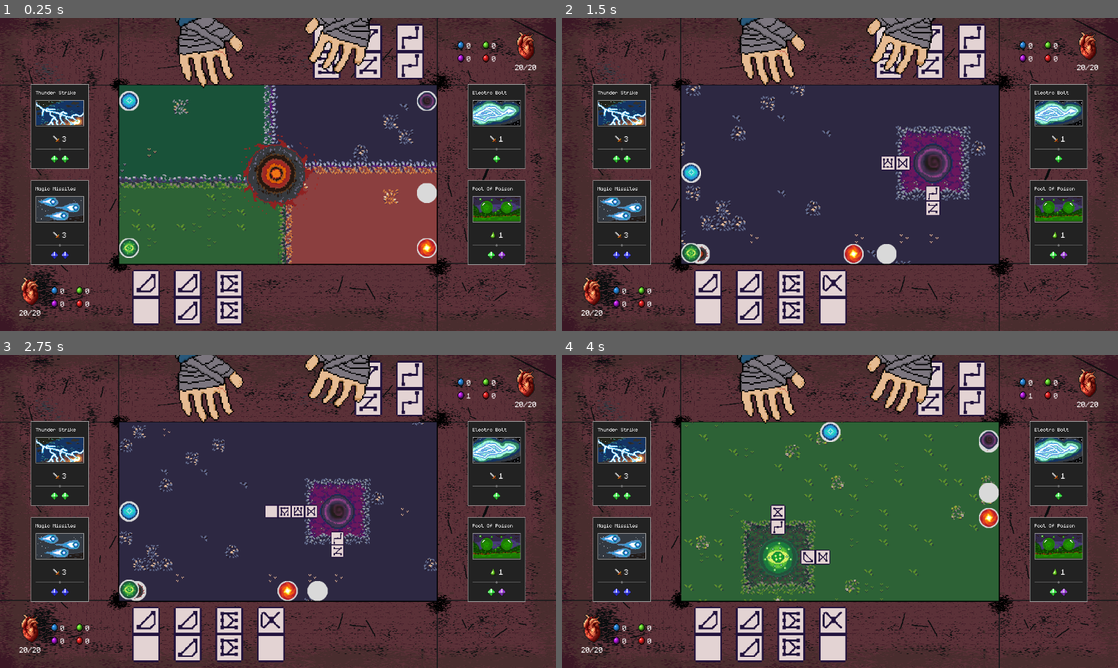
Above: before the commit, frames 1-4 (two rows, left to right).
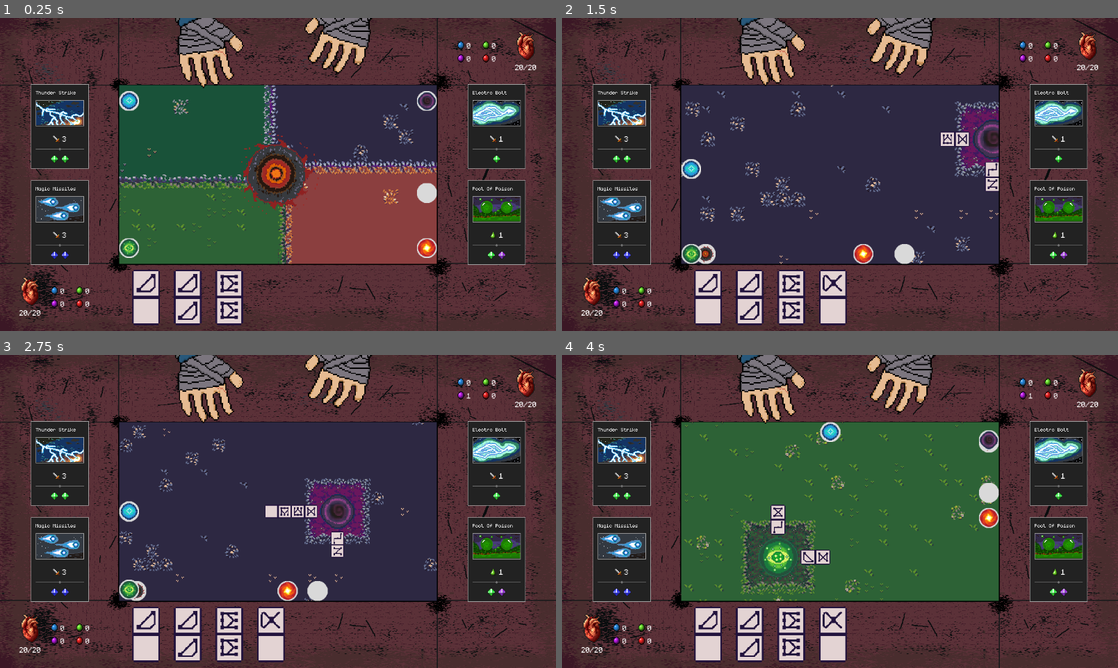
Above: after the commit, the same moments.

Repository: Juanxpeke/GD-BR2024
Game: Godot game, scene res://Core/Match/timmy_match.tscn
The game is run twice, just before and just after one commit, with the same random seed, the same clock (stepped at 60 frames per second) and the same inputs. This scene is started directly instead of the project's main scene. The engine's default icon, where the game draws it, is replaced by a stand-in: a white triangle on a blue panel in a dark square. Sound files missing from this copy of the repository are replaced by a short silence.
Inputs (mouse positions are in pixels of both pictures, inside the frame that each line leads up to):
- Up to frame 1 (0.25 s): no input
- Up to frame 2 (1.5 s): drag from (840, 174) to (990, 193) at 0.52 s; drag from (706, 252) to (917, 252) at 1.27 s
- Up to frame 3 (2.75 s): move the mouse to (316, 589) at 2.02 s; hold Mouse wheel down (wheel_down) from 2.03 s (still down); click (316, 589) at 2.3 s
- Up to frame 4 (4 s): release Mouse wheel down (wheel_down) at 2.75 s; drag from (689, 511) to (878, 589) at 2.77 s; drag from (728, 589) to (1056, 642) at 3.52 s

The runs differ from the first frame. In frame 1, 1.8% of the frame differs, in the area x 56-77%, y 1-20%; in frame 2, 7.8%, in the area x 21-79%, y 1-79%; in frame 3, 1.5%; in frame 4, 2.0%.

Commit message:
Added skill card logic

Diff:
--- a/Core/Domino/domino.tscn
+++ b/Core/Domino/domino.tscn
@@ -1,11 +1,6 @@
-[gd_scene load_steps=5 format=3 uid="uid://lnky8im65wgg"]
+[gd_scene load_steps=3 format=3 uid="uid://lnky8im65wgg"]
 
 [ext_resource type="Script" path="res://Core/Domino/domino.gd" id="1_0ifoe"]
-[ext_resource type="Texture2D" uid="uid://cvbs4nfpgin3y" path="res://Core/Domino/Dominos2x.png" id="2_xu6ud"]
-
-[sub_resource type="AtlasTexture" id="AtlasTexture_tqsw4"]
-atlas = ExtResource("2_xu6ud")
-region = Rect2(0, 0, 64, 32)
 
 [sub_resource type="RectangleShape2D" id="RectangleShape2D_fsirf"]
 size = Vector2(32, 64)
@@ -16,7 +11,6 @@
 [node name="Sprite" type="Sprite2D" parent="."]
 unique_name_in_owner = true
 rotation = -1.5708
-texture = SubResource("AtlasTexture_tqsw4")
 
 [node name="Area" type="Area2D" parent="."]
 unique_name_in_owner = true
--- a/Core/Entity/Boss/Timmy/timmy.tscn
+++ b/Core/Entity/Boss/Timmy/timmy.tscn
@@ -266,6 +266,7 @@
 
 [node name="Hand" parent="." instance=ExtResource("2_3wg1p")]
 unique_name_in_owner = true
+visible = false
 
 [node name="Sprite" type="AnimatedSprite2D" parent="."]
 unique_name_in_owner = true
--- a/Core/Entity/Boss/boss.gd
+++ b/Core/Entity/Boss/boss.gd
@@ -1,9 +1,9 @@
 class_name Boss
 extends Entity
 
-const INITIAL_WAIT_TIME : float = 0.4
-const POST_ACTIVE_WAIT_TIME : float = 0.5
-const POST_SKILL_WAIT_TIME : float = 0.5
+const INITIAL_WAIT_TIME : float = 0.6
+const POST_ACTIVE_WAIT_TIME : float = 0.8
+const POST_SKILL_WAIT_TIME : float = 0.8
 
 @export var boss_active : BossActive
 
@@ -15,7 +15,7 @@
 func _ready() -> void:
 	super()
 
-	# hand.hide()
+	hand.hide()
 
 	GameManager.set_boss(self)
 
@@ -35,9 +35,10 @@
 		var best_skill_play = get_best_skill_play()
 
 		while best_skill_play != null:
-			best_skill_play.execute()
+			await best_skill_play.execute()
+			await get_tree().create_timer(POST_SKILL_WAIT_TIME).timeout
+
 			best_skill_play = get_best_skill_play()
-			await get_tree().create_timer(POST_SKILL_WAIT_TIME)
 
 		# World play logic
 		get_best_world_play().execute()
--- a/Core/Entity/Plays/skill_play.gd
+++ b/Core/Entity/Plays/skill_play.gd
@@ -19,4 +19,4 @@
 
 # Executes the play
 func execute() -> void:
-	owner.handle_skill_activation(skill_index)
+	await owner.handle_skill_activation(skill_index)
--- a/Core/Entity/Plays/world_play.gd
+++ b/Core/Entity/Plays/world_play.gd
@@ -2,7 +2,7 @@
 extends Play
 
 const CAMERA_FOCUS_WAIT_TIME : float = 1.2
-const POST_EXECUTION_WAIT_TIME : float = 1.0
+const POST_EXECUTION_WAIT_TIME : float = 0.8
 
 # Public
 
--- a/Core/Entity/entity.gd
+++ b/Core/Entity/entity.gd
@@ -106,7 +106,7 @@
 		var skill_left_cost = get_skill_left_cost(skill)
 		assert(skill_left_cost != 0, "Entity free skill was not activated")
 
-		if skill.manas_needed[mana_type] > 0:
+		if skill.manas_needed[mana_type] - current_manas[mana_type] > 0:
 			var skill_priority_factor = 1.0 / skill_left_cost
 			mana_priority = max(mana_priority, skill.get_priority() * skill_priority_factor)
 
@@ -170,9 +170,9 @@
 	for mana_consumption_call in mana_consumption_calls:
 		mana_consumption_call.call()
 
-	skill.apply_effects(self)
-
 	remove_current_skill(skill)
+
+	await skill.apply_effects(self)
 
 #endregion Skills
 
--- a/Core/GUI/HUD/SkillsContainer/skill_card_mini.gd
+++ b/Core/GUI/HUD/SkillsContainer/skill_card_mini.gd
@@ -18,7 +18,9 @@
 
 # Called on any input within this control node
 func _gui_input(event: InputEvent) -> void:
-	if not GameManager.current_match.is_turn_owner(GameManager.current_player) or GameManager.frozen:
+	if not GameManager.current_match.is_turn_owner(GameManager.current_player) or \
+			GameManager.current_boss == entity or \
+			GameManager.frozen:
 		return
 
 	if event.is_action_pressed("left_click"):
@@ -26,11 +28,12 @@
 
 # Called when the mouse enters the mini card
 func _on_mouse_entered() -> void:
-	pass
+	GameManager.current_match.hud.skill_card.set_skill(entity.current_skills[skill_index])
+	GameManager.current_match.hud.skill_card.show()
 
 # Called when the mouse exits the mini card
 func _on_mouse_exited() -> void:
-	pass
+	GameManager.current_match.hud.skill_card.hide()
 
 # Updates this mini card layout
 func _update_layout() -> void:
--- a/Core/GUI/HUD/hud.gd
+++ b/Core/GUI/HUD/hud.gd
@@ -3,14 +3,32 @@
 
 @onready var player_interface := %PlayerInterface
 @onready var boss_interface := %BossInterface
+@onready var skill_card := %SkillCard
+@onready var animation_skill_card := %AnimationSkillCard
+@onready var animation_player := %AnimationPlayer
 
 # Private
 
 # Called when the node enters the scene tree for the first time
 func _ready() -> void:
+	skill_card.hide()
+	animation_skill_card.hide()
+
 	GameManager.match_setted.connect(_on_match_setted)
 
 # Called when the game match is setted
 func _on_match_setted() -> void:
 	player_interface.set_entity(GameManager.current_player)
 	boss_interface.set_entity(GameManager.current_boss)
+
+
+# Public
+
+# Plays the given skill activation
+func play_skill_activation(skill : Skill) -> void:
+	skill_card.hide()
+
+	animation_skill_card.set_skill(skill)
+
+	animation_player.play("skill_activation")
+	await animation_player.animation_finished
--- a/Core/GUI/HUD/hud.tscn
+++ b/Core/GUI/HUD/hud.tscn
@@ -1,17 +1,96 @@
-[gd_scene load_steps=7 format=3 uid="uid://jh607gdfdrer"]
+[gd_scene load_steps=11 format=3 uid="uid://jh607gdfdrer"]
 
 [ext_resource type="Script" path="res://Core/GUI/HUD/hud.gd" id="1_qpqr3"]
 [ext_resource type="Script" path="res://Core/GUI/HUD/entity_interface.gd" id="2_ld556"]
-[ext_resource type="Texture2D" uid="uid://b42ltriordeip" path="res://Core/Match/match_background.png" id="2_xj4la"]
+[ext_resource type="Texture2D" uid="uid://b42ltriordeip" path="res://Core/GUI/HUD/hud_background.png" id="2_xj4la"]
 [ext_resource type="PackedScene" uid="uid://b7i2ovwmia6ng" path="res://Core/GUI/HUD/SkillsContainer/skills_container.tscn" id="3_6ceub"]
 [ext_resource type="PackedScene" uid="uid://d3uccs432dhjc" path="res://Core/GUI/HUD/ManasContainer/manas_container.tscn" id="5_8ujv3"]
 [ext_resource type="PackedScene" uid="uid://cxuaqhfgjlku8" path="res://Core/GUI/HUD/HealthContainer/health_container.tscn" id="5_gf0k0"]
+[ext_resource type="PackedScene" uid="uid://c7fldq4w8f5sm" path="res://Core/GUI/HUD/skill_card.tscn" id="7_70hew"]
+
+[sub_resource type="Animation" id="Animation_6h2sa"]
+length = 0.001
+tracks/0/type = "value"
+tracks/0/imported = false
+tracks/0/enabled = true
+tracks/0/path = NodePath("SkillCardsLayer/AnimationSkillCard:scale")
+tracks/0/interp = 1
+tracks/0/loop_wrap = true
+tracks/0/keys = {
+"times": PackedFloat32Array(0),
+"transitions": PackedFloat32Array(1),
+"update": 0,
+"values": [Vector2(1, 1)]
+}
+tracks/1/type = "value"
+tracks/1/imported = false
+tracks/1/enabled = true
+tracks/1/path = NodePath("SkillCardsLayer/AnimationSkillCard:modulate")
+tracks/1/interp = 1
+tracks/1/loop_wrap = true
+tracks/1/keys = {
+"times": PackedFloat32Array(0),
+"transitions": PackedFloat32Array(1),
+"update": 0,
+"values": [Color(1, 1, 1, 1)]
+}
+
+[sub_resource type="Animation" id="Animation_yvy8p"]
+resource_name = "skill_activation"
+length = 1.6
+tracks/0/type = "value"
+tracks/0/imported = false
+tracks/0/enabled = true
+tracks/0/path = NodePath("SkillCardsLayer/AnimationSkillCard:modulate")
+tracks/0/interp = 1
+tracks/0/loop_wrap = true
+tracks/0/keys = {
+"times": PackedFloat32Array(0, 0.6, 1.3, 1.6),
+"transitions": PackedFloat32Array(1, 1, 1, 1),
+"update": 0,
+"values": [Color(1, 1, 1, 0), Color(1, 1, 1, 1), Color(1, 1, 1, 1), Color(1, 1, 1, 0)]
+}
+tracks/1/type = "value"
+tracks/1/imported = false
+tracks/1/enabled = true
+tracks/1/path = NodePath("SkillCardsLayer/AnimationSkillCard:scale")
+tracks/1/interp = 1
+tracks/1/loop_wrap = true
+tracks/1/keys = {
+"times": PackedFloat32Array(0, 0.6, 1.3, 1.6),
+"transitions": PackedFloat32Array(1, 1, 1, 1),
+"update": 0,
+"values": [Vector2(0.4, 0.4), Vector2(1.2, 1.2), Vector2(1.3, 1.3), Vector2(2, 2)]
+}
+tracks/2/type = "method"
+tracks/2/imported = false
+tracks/2/enabled = true
+tracks/2/path = NodePath("SkillCardsLayer/AnimationSkillCard")
+tracks/2/interp = 1
+tracks/2/loop_wrap = true
+tracks/2/keys = {
+"times": PackedFloat32Array(0, 1.6),
+"transitions": PackedFloat32Array(1, 1),
+"values": [{
+"args": [],
+"method": &"show"
+}, {
+"args": [],
+"method": &"hide"
+}]
+}
+
+[sub_resource type="AnimationLibrary" id="AnimationLibrary_2w26u"]
+_data = {
+"RESET": SubResource("Animation_6h2sa"),
+"skill_activation": SubResource("Animation_yvy8p")
+}
 
 [node name="HUD" type="CanvasLayer"]
 layer = -1
 script = ExtResource("1_qpqr3")
 
-[node name="Background" type="TextureRect" parent="."]
+[node name="HUDBackground" type="TextureRect" parent="."]
 anchors_preset = 15
 anchor_right = 1.0
 anchor_bottom = 1.0
@@ -111,3 +190,39 @@
 anchor_bottom = 0.5
 grow_horizontal = 2
 grow_vertical = 2
+
+[node name="SkillCardsLayer" type="CanvasLayer" parent="."]
+
+[node name="SkillCard" parent="SkillCardsLayer" instance=ExtResource("7_70hew")]
+unique_name_in_owner = true
+anchors_preset = 8
+anchor_left = 0.5
+anchor_top = 0.5
+anchor_right = 0.5
+anchor_bottom = 0.5
+offset_left = -120.0
+offset_top = -175.0
+offset_right = 120.0
+offset_bottom = 175.0
+grow_horizontal = 2
+grow_vertical = 2
+
+[node name="AnimationSkillCard" parent="SkillCardsLayer" instance=ExtResource("7_70hew")]
+unique_name_in_owner = true
+anchors_preset = 8
+anchor_left = 0.5
+anchor_top = 0.5
+anchor_right = 0.5
+anchor_bottom = 0.5
+offset_left = -120.0
+offset_top = -175.0
+offset_right = 120.0
+offset_bottom = 175.0
+grow_horizontal = 2
+grow_vertical = 2
+
+[node name="AnimationPlayer" type="AnimationPlayer" parent="."]
+unique_name_in_owner = true
+libraries = {
+"": SubResource("AnimationLibrary_2w26u")
+}
--- /dev/null
+++ b/Core/GUI/HUD/skill_card.gd
@@ -0,0 +1,65 @@
+class_name SkilLCard
+extends Control
+
+var skill : Skill
+
+@onready var skill_name := %SkillName
+@onready var skill_sprite := %SkillSprite
+@onready var skill_description := %SkillDescription
+@onready var skill_manas_container := %SkillManasContainer
+
+# Private
+
+# Called when the node enters the scene tree for the first time
+func _ready() -> void:
+	pass
+
+# Updates this mini card layout
+func _update_layout() -> void:
+	skill_name.text = skill.name
+	skill_sprite.texture = skill.sprite
+	skill_description.text = "[center]" + _parse_skill_description(skill.description) + "[/center]"
+	skill_manas_container.set_skill(skill)
+
+# Parses the given skill description
+func _parse_skill_description(skill_description : String) -> String:
+	var parsed_description: String = ""
+
+	while skill_description.find("{effect}") != -1:
+		var effect_start_index = skill_description.find("{effect}")
+		var effect_end_index = skill_description.find("}", effect_start_index + "{effect}".length())
+
+		if effect_end_index == -1:
+			break
+
+		var effect_data = skill_description.substr(effect_start_index + "{effect}".length() + 1, effect_end_index - effect_start_index - "{effect}".length() - 1)
+		var effect_parts = effect_data.split(",")
+
+		if effect_parts.size() != 2:
+			break
+
+		var effect_index = int(effect_parts[0].strip_edges())
+		var effect_property = effect_parts[1].strip_edges()
+
+		parsed_description += skill_description.substr(0, effect_start_index)
+
+		var effect = skill.effects[effect_index]
+		if effect_property == "value":
+			parsed_description += str(effect.value)
+		elif effect_property == "icon":
+			parsed_description += "[img width=16 height=16]" + effect.icon.resource_path + "[/img]"
+		elif effect_property == "duration" and effect is TemporalEffect:
+			parsed_description += str(effect.duration)
+
+		skill_description = skill_description.substr(effect_end_index + 1)
+
+	parsed_description += skill_description
+	return parsed_description
+
+
+# Public
+
+# Sets the skill for this card
+func set_skill(skill : Skill) -> void:
+	self.skill = skill
+	_update_layout()
--- /dev/null
+++ b/Core/GUI/HUD/skill_card.tscn
@@ -0,0 +1,87 @@
+[gd_scene load_steps=12 format=3 uid="uid://c7fldq4w8f5sm"]
+
+[ext_resource type="Texture2D" uid="uid://jlryjbt7mgau" path="res://icon.svg" id="1_14e72"]
+[ext_resource type="Script" path="res://Core/GUI/HUD/skill_card.gd" id="1_n4noi"]
+[ext_resource type="Texture2D" uid="uid://75d0pmc8ao50" path="res://Core/GUI/HUD/SkillsContainer/separator_texture.png" id="3_vdds2"]
+[ext_resource type="PackedScene" uid="uid://crbi86vm6gtgj" path="res://Core/GUI/HUD/SkillsContainer/skill_manas_container.tscn" id="4_1wmav"]
+[ext_resource type="PackedScene" uid="uid://2s25gm30b2bh" path="res://Core/GUI/HUD/SkillsContainer/skill_mana_icon.tscn" id="5_h4u3o"]
+[ext_resource type="Texture2D" uid="uid://sfvu44a2mvcy" path="res://Core/GUI/HUD/SkillsContainer/ManaSprites/arcane_mana_gem_mini.png" id="6_ltaj4"]
+[ext_resource type="Texture2D" uid="uid://s44vcqkqyv1y" path="res://Core/GUI/HUD/SkillsContainer/ManaSprites/nature_mana_gem_mini.png" id="7_70wnd"]
+[ext_resource type="Texture2D" uid="uid://c60yeykxpogiq" path="res://Core/GUI/HUD/SkillsContainer/ManaSprites/dark_mana_gem_mini.png" id="8_6we6i"]
+[ext_resource type="Texture2D" uid="uid://dedaudi2mejdw" path="res://Core/GUI/HUD/SkillsContainer/ManaSprites/inferno_mana_gem_mini.png" id="9_p8m3u"]
+
+[sub_resource type="StyleBoxFlat" id="StyleBoxFlat_jwc0d"]
+content_margin_left = 20.0
+content_margin_top = 20.0
+content_margin_right = 20.0
+content_margin_bottom = 20.0
+bg_color = Color(0.0862745, 0.0862745, 0.0862745, 1)
+border_width_left = 2
+border_width_top = 2
+border_width_right = 2
+border_width_bottom = 2
+border_color = Color(0.647059, 0.647059, 0.647059, 1)
+
+[sub_resource type="StyleBoxFlat" id="StyleBoxFlat_h6jy8"]
+bg_color = Color(0, 0, 0, 0)
+border_width_left = 2
+border_width_top = 2
+border_width_right = 2
+border_width_bottom = 2
+border_color = Color(0.647059, 0.647059, 0.647059, 1)
+
+[node name="SkillCard" type="PanelContainer"]
+custom_minimum_size = Vector2(240, 350)
+offset_right = 128.0
+offset_bottom = 128.0
+pivot_offset = Vector2(120, 175)
+theme_override_styles/panel = SubResource("StyleBoxFlat_jwc0d")
+script = ExtResource("1_n4noi")
+
+[node name="SkillCardMiniContainer" type="VBoxContainer" parent="."]
+layout_mode = 2
+theme_override_constants/separation = 22
+
+[node name="SkillTopContainer" type="VBoxContainer" parent="SkillCardMiniContainer"]
+layout_mode = 2
+theme_override_constants/separation = 18
+
+[node name="SkillName" type="Label" parent="SkillCardMiniContainer/SkillTopContainer"]
+unique_name_in_owner = true
+layout_mode = 2
+theme_override_font_sizes/font_size = 32
+text = "Skill Name"
+text_overrun_behavior = 3
+
+[node name="SkillSpriteContainer" type="PanelContainer" parent="SkillCardMiniContainer/SkillTopContainer"]
+layout_mode = 2
+theme_override_styles/panel = SubResource("StyleBoxFlat_h6jy8")
+
+[node name="SkillSprite" type="TextureRect" parent="SkillCardMiniContainer/SkillTopContainer/SkillSpriteContainer"]
+unique_name_in_owner = true
+custom_minimum_size = Vector2(196, 104)
+layout_mode = 2
+texture = ExtResource("1_14e72")
+expand_mode = 1
+
+[node name="SkillMainContainer" type="VBoxContainer" parent="SkillCardMiniContainer"]
+layout_mode = 2
+theme_override_constants/separation = 20
+
+[node name="SkillDescription" type="RichTextLabel" parent="SkillCardMiniContainer/SkillMainContainer"]
+unique_name_in_owner = true
+custom_minimum_size = Vector2(0, 78)
+layout_mode = 2
+bbcode_enabled = true
+text = "[fill]This is a big description to explain what a skill does and how it...[/fill] "
+
+[node name="SeparatorTexture" type="TextureRect" parent="SkillCardMiniContainer/SkillMainContainer"]
+layout_mode = 2
+texture = ExtResource("3_vdds2")
+
+[node name="SkillManasContainer" parent="SkillCardMiniContainer/SkillMainContainer" instance=ExtResource("4_1wmav")]
+unique_name_in_owner = true
+layout_mode = 2
+mana_icon_scene = ExtResource("5_h4u3o")
+manas_icons = Array[Texture2D]([ExtResource("6_ltaj4"), ExtResource("7_70wnd"), ExtResource("8_6we6i"), ExtResource("9_p8m3u")])
+manas_icons_separation = 6
--- a/Core/Match/match.gd
+++ b/Core/Match/match.gd
@@ -9,6 +9,7 @@
 
 @onready var world_viewport_container : SubViewportContainer = %WorldViewportContainer
 @onready var entities : Node2D = %Entities
+@onready var hud : HUD = %HUD
 
 # Private
 
--- a/Core/Match/timmy_match.tscn
+++ b/Core/Match/timmy_match.tscn
@@ -13,6 +13,9 @@
 script = ExtResource("1_wckwj")
 metadata/_edit_vertical_guides_ = [246.0]
 metadata/_edit_horizontal_guides_ = [138.0, 510.0]
+
+[node name="HUD" parent="." instance=ExtResource("5_s8276")]
+unique_name_in_owner = true
 
 [node name="PanelContainer" type="PanelContainer" parent="."]
 anchors_preset = 8
@@ -54,5 +57,3 @@
 [node name="Timmy" parent="Entities" instance=ExtResource("4_3nsa5")]
 position = Vector2(576, 12)
 rotation = 3.14159
-
-[node name="HUD" parent="." instance=ExtResource("5_s8276")]
--- a/Global/Skills/Fireball/fireball.tres
+++ b/Global/Skills/Fireball/fireball.tres
@@ -12,7 +12,7 @@
 script = ExtResource("1_rvk3j")
 name = "Fireball"
 sprite = ExtResource("2_0qtje")
-description = ""
+description = "Deals {effect}{0,value} {effect}{0, icon} of damage "
 effects = Array[Resource("res://Global/Skills/Effects/effect.gd")]([SubResource("Resource_fmrvn")])
 manas_needed = Array[int]([0, 0, 0, 1])
 maximum_repetitions = -1
--- a/Global/Skills/MagicMissiles/magic_missiles.tres
+++ b/Global/Skills/MagicMissiles/magic_missiles.tres
@@ -14,7 +14,7 @@
 name = "Magic Missiles"
 sprite = ExtResource("3_osow1")
 sound = ExtResource("3_uo4ec")
-description = ""
+description = "Deals {effect}{0, value} of damage to the enemy"
 effects = Array[Resource("res://Global/Skills/Effects/effect.gd")]([SubResource("Resource_m1omx")])
 manas_needed = Array[int]([2, 0, 0, 0])
 maximum_repetitions = -1
--- a/Global/Skills/PoolOfPoison/pool_of_poison.tres
+++ b/Global/Skills/PoolOfPoison/pool_of_poison.tres
@@ -15,7 +15,7 @@
 name = "Pool Of Poison"
 sprite = ExtResource("2_yvhon")
 sound = ExtResource("3_kijsp")
-description = ""
+description = "Applies poison {effect}{0, icon} (deals {effect}{0, value} of damage per round) for {effect}{0, duration} rounds"
 effects = Array[Resource("res://Global/Skills/Effects/effect.gd")]([SubResource("Resource_ap7xk")])
 manas_needed = Array[int]([0, 1, 1, 0])
 maximum_repetitions = -1
--- a/Global/Skills/ThunderStrike/thunder_strike.tres
+++ b/Global/Skills/ThunderStrike/thunder_strike.tres
@@ -14,7 +14,7 @@
 name = "Thunder Strike"
 sprite = ExtResource("2_skxee")
 sound = ExtResource("3_ill2i")
-description = ""
+description = "Deals {effect}{0, value} of damage to the enemy"
 effects = Array[Resource("res://Global/Skills/Effects/effect.gd")]([SubResource("Resource_mw21p")])
 manas_needed = Array[int]([0, 2, 0, 0])
 maximum_repetitions = -1
--- a/Global/Skills/skill.gd
+++ b/Global/Skills/skill.gd
@@ -1,5 +1,7 @@
 class_name Skill
 extends Resource
+
+const POST_SKILL_ANIMATION_WAIT_TIME : float = 0.2
 
 @export var name : String
 @export var sprite : Texture2D
@@ -16,6 +18,8 @@
 # Applies the skill effects
 func apply_effects(caller : Entity) -> void:
 	AudioManager.play_sound(sound)
+	await GameManager.current_match.hud.play_skill_activation(self)
+	await GameManager.get_tree().create_timer(POST_SKILL_ANIMATION_WAIT_TIME).timeout
 
 	for effect in effects:
 		effect.apply(caller)
Renamed: Core/Match/match_background.png -> Core/GUI/HUD/hud_background.png
Not shown: 1 places in Core/World/BackgroundBoard/background_board.tres that only renumber resources
